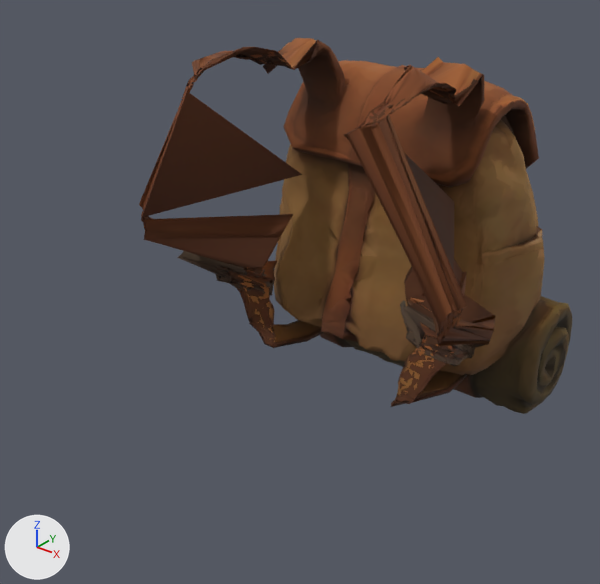
What one commit did to the glTF model assets/models/gear/base-female/small_pack.glb.
Both versions are drawn from a 50 mm lens placed at (0.426, -0.473, 1.547), pointed at (-0.013, 0.075, 1.207). Every picture has the same lights, and +X, +Y and +Z are marked at lower left. The first picture is the older version. Where no turn or scale is listed for an object, it has been applied to the vertices. Vertices at exactly the same position are counted once.

Names of what the first picture shows: 'small_pack'.
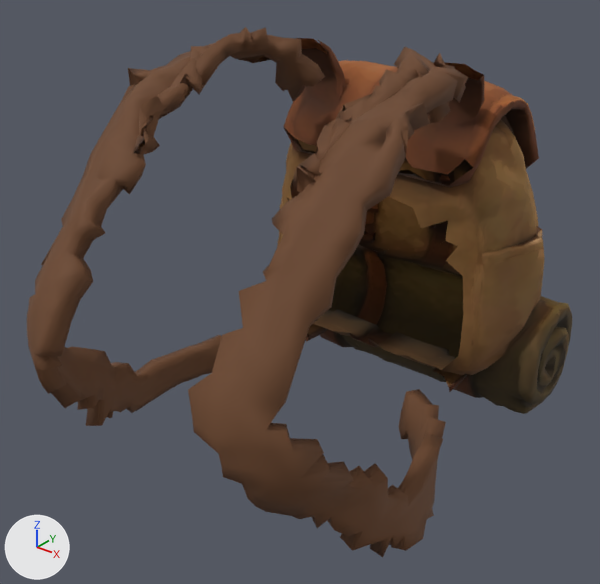
Boxes (x1, y1, x2, y2) around the edits, measured in the pictures (600 x 584 px):
```json
{"object": "small_pack", "change": "reshaped", "before": [139, 38, 572, 414], "after": [27, 27, 572, 557], "on screen": "26% wider, 41% taller"}
{"part": 1, "of": "me_mesh_0_001", "change": "added", "after": [188, 47, 468, 557], "on screen": "brown"}
{"part": 2, "of": "me_mesh_0_001", "change": "added", "after": [27, 27, 325, 426], "on screen": "brown"}
{"part": 3, "of": "me_mesh_0_001", "change": "deleted", "before": [139, 38, 495, 407], "on screen": "brown"}
```

The change, as JSON lines over the scene's bpy script:
```json
{"op": "add", "block": "mat_leather", "code": ["mat_leather = principled_material('Leather')", "mat_leather.base_color = (0.147, 0.0593, 0.022)  # brown #6b4529", "mat_leather.roughness = 0.8"]}
{"block": "me_mesh_0_001", "where": "# used by ob_small_pack; location = (0.0, 0.0, 0.0)"}
{"op": "remove", "block": "me_mesh_0_001", "code": "me_mesh_0_001.from_pydata(...)  # 6143 vertices, 12133 faces; spans x -0.183..0.178, y 0.007..0.366, z 1.037..1.424"}
{"op": "add", "block": "me_mesh_0_001", "code": "me_mesh_0_001.from_pydata(...)  # 2892 vertices, 5719 faces; spans x -0.172..0.175, y -0.161..0.366, z 1.037..1.44"}
{"block": "me_mesh_0_001", "change": "me_mesh_0_001 part 1: a new loose piece of 584 vertices spanning x 0.041..0.175, y -0.158..0.159, z 1.059..1.436, in mat_leather (brown #6b4529)"}
{"block": "me_mesh_0_001", "change": "me_mesh_0_001 part 2: a new loose piece of 536 vertices spanning x -0.172..-0.039, y -0.161..0.159, z 1.06..1.44, in mat_leather (brown #6b4529)"}
{"block": "me_mesh_0_001", "change": "me_mesh_0_001 part 3: 4371 vertices removed from x -0.183..0.178, y 0.007..0.172, z 1.087..1.424"}
{"op": "add", "block": "me_mesh_0_001", "code": "me_mesh_0_001.materials.append(mat_leather)  # brown #6b4529"}
```
